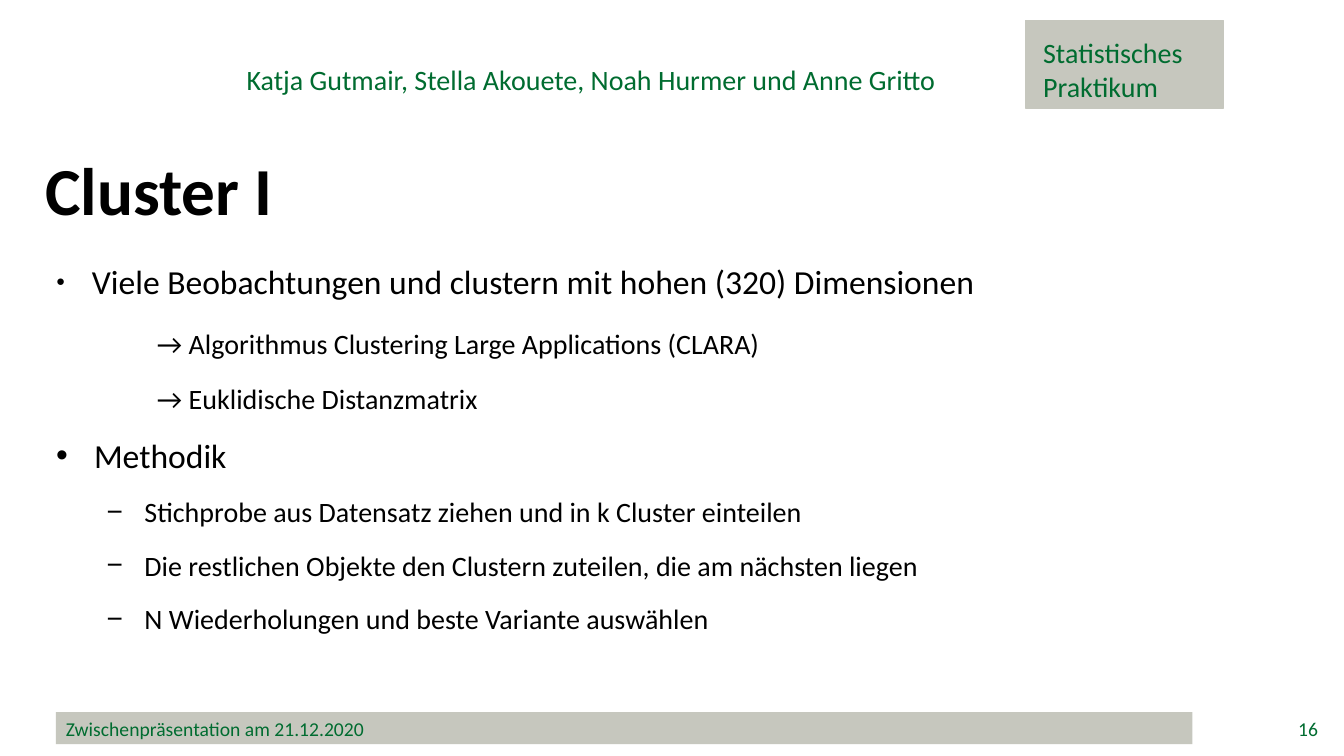
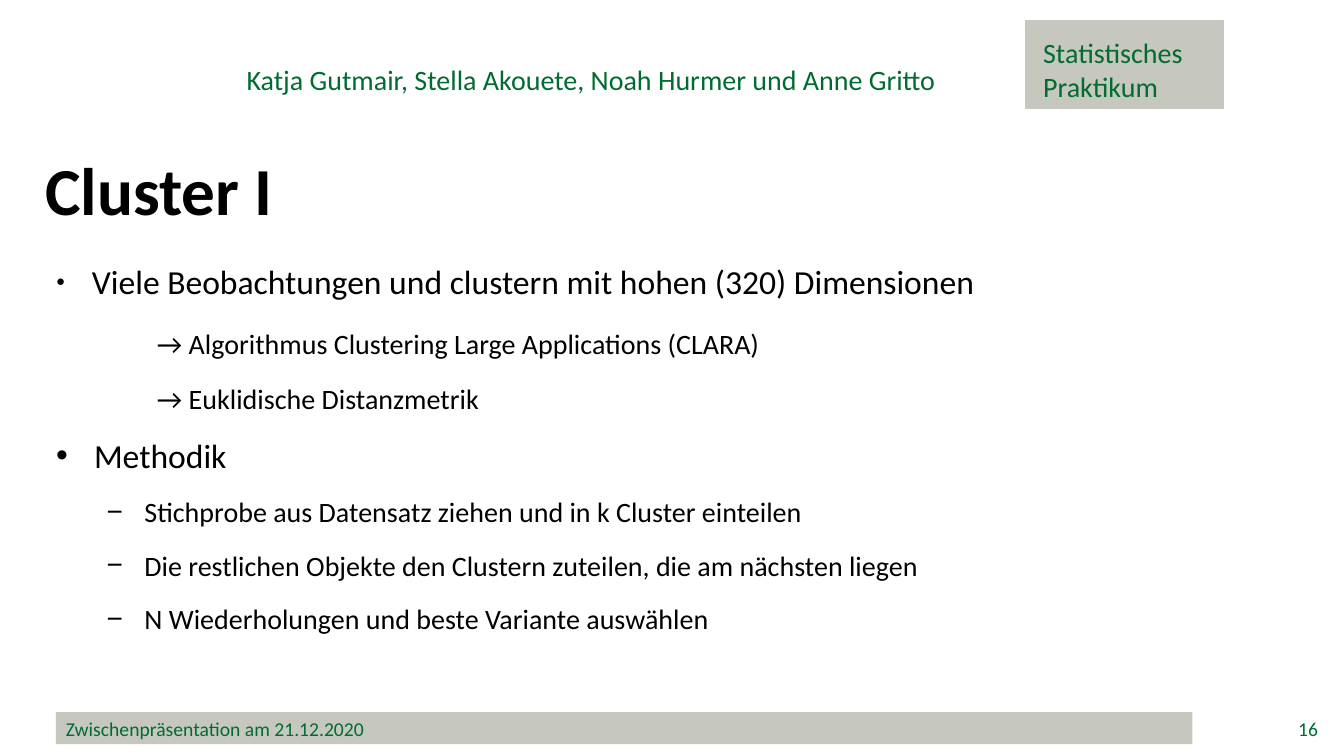
Before and after one commit to minimops/weatherFrog, a slide deck: slide 16 of ppt/Zwischenpraesentation_v1.1.pptx. Drawn at 1344x756 pixels with LibreOffice and Linux fonts; fonts in the diff are those of the drawing; background and template pictures are left out. Boxes give left, top, right and bottom in pixels: in the first picture for what was removed or moved away, otherwise in the second. Text is boxed around its words. In the diff, an @@ line names an element or a change of style, - is before the commit and + after.

```diff
--- a/ppt/Zwischenpraesentation_v1.1.pptx
+++ b/ppt/Zwischenpraesentation_v1.1.pptx
@@ text at (189,389,479,410): text changed @@
-→ Euklidische Distanzmatrix
+→ Euklidische Distanzmetrik
```
Also in this commit, not shown: 2 other slides changed, 3 other files.
